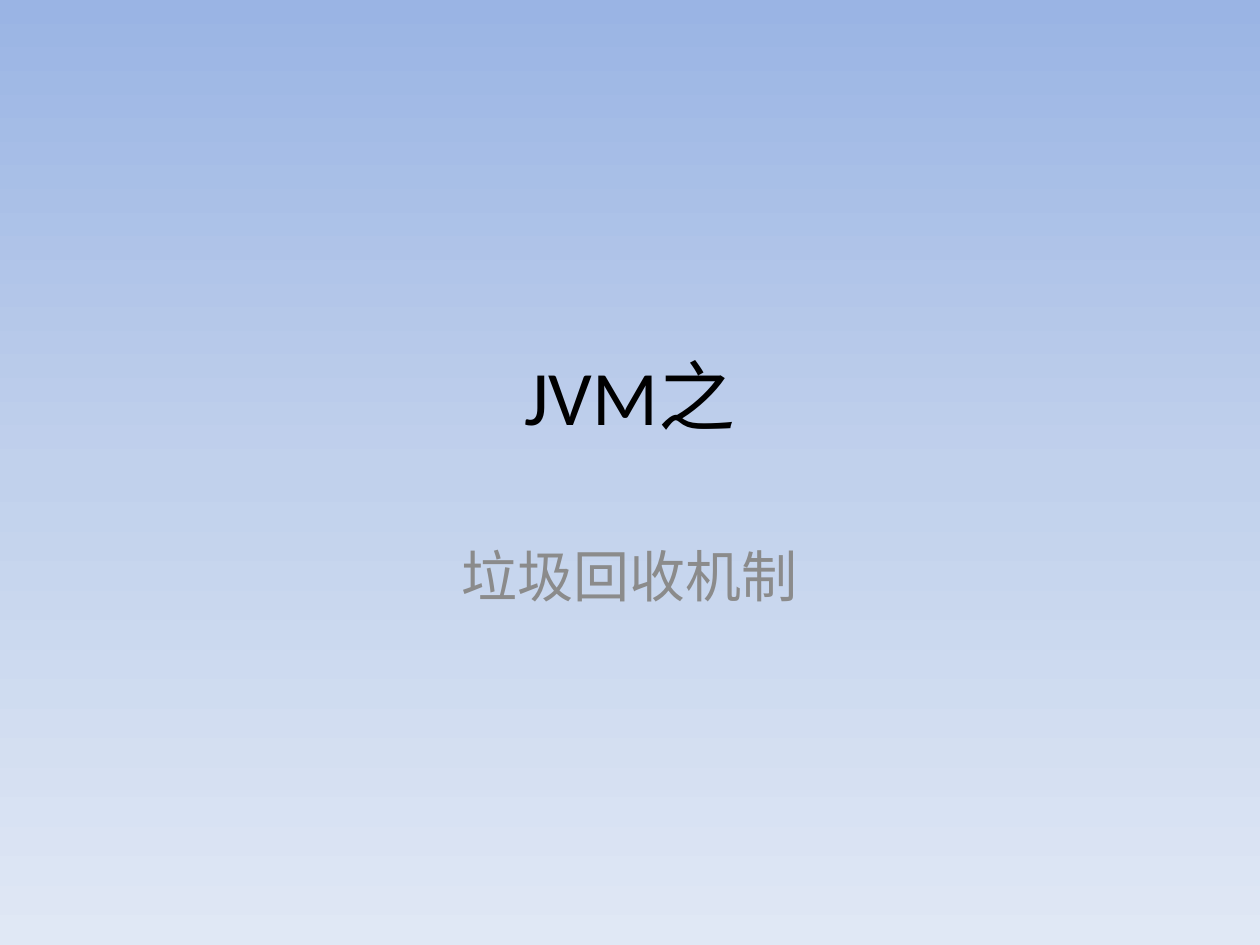
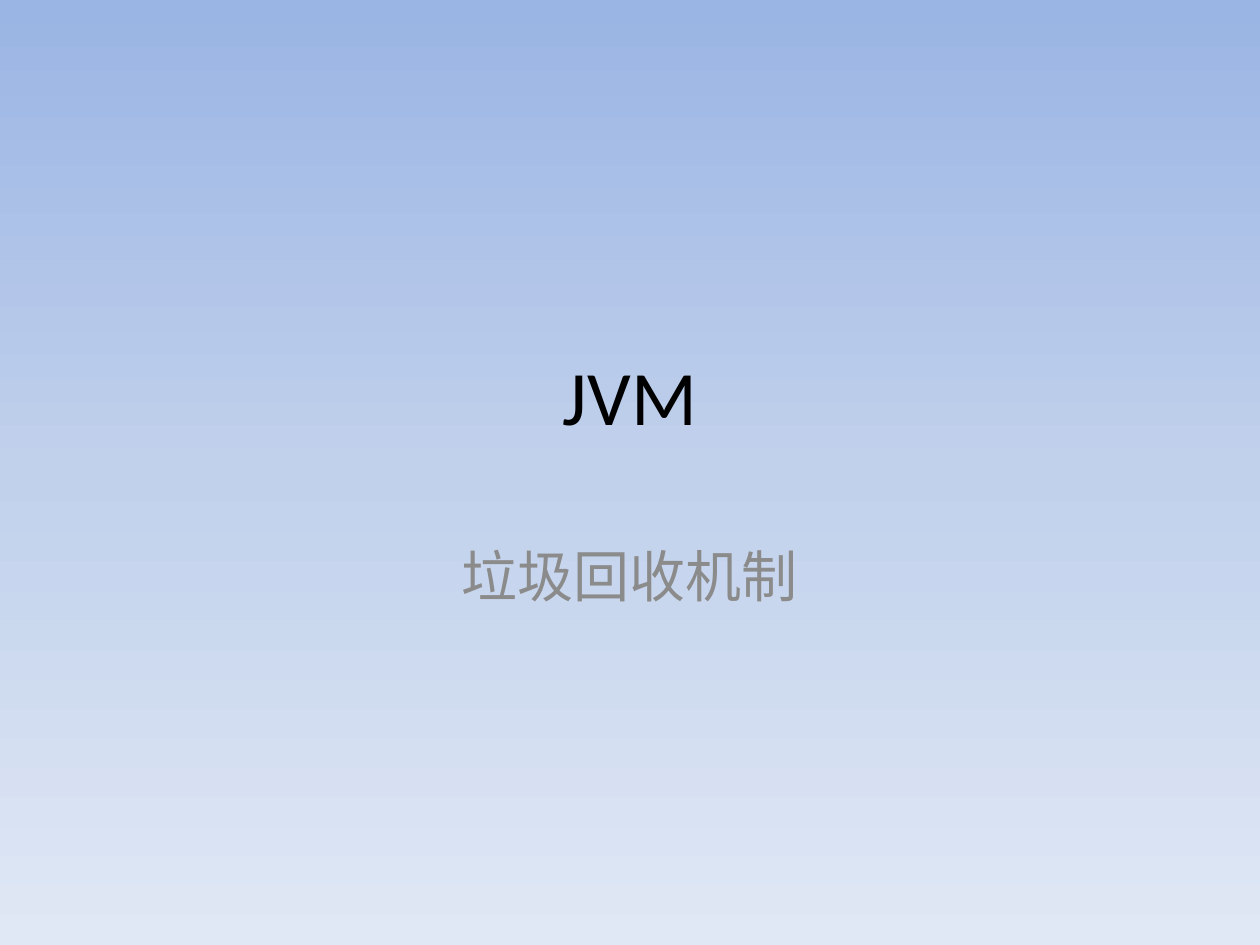
Before and after one commit to Aissue/myLearn, a slide deck: slide 1 of aboutGC/src/files/GC.pptx. Drawn at 1260x945 pixels with LibreOffice and Linux fonts; fonts in the diff are those of the drawing. Boxes give left, top, right and bottom in pixels: in the first picture for what was removed or moved away, otherwise in the second. Text is boxed around its words. In the diff, an @@ line names an element or a change of style, - is before the commit and + after.

```diff
--- a/aboutGC/src/files/GC.pptx
+++ b/aboutGC/src/files/GC.pptx
@@ title at <box>563,375,697,426</box>: text changed @@
-JVM之
+JVM
```
Also in this commit, not shown: 2 other slides changed.
